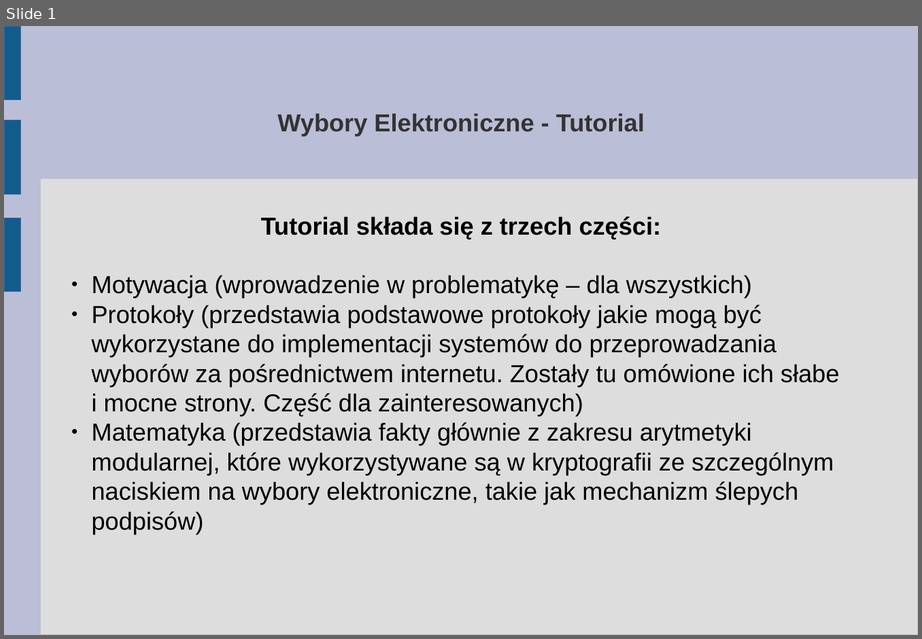
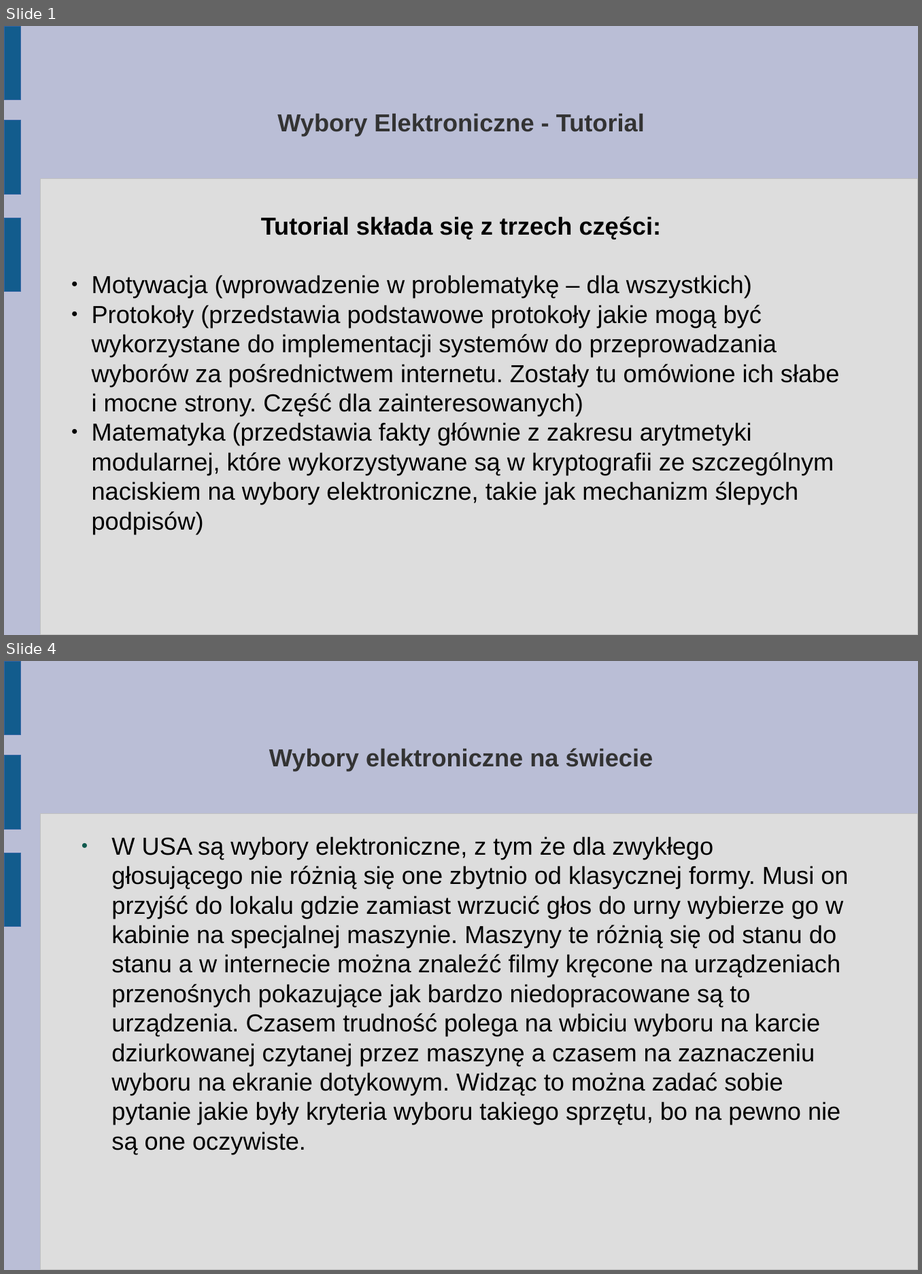
Before and after one commit to abhay123lp/internetvotingsystem, a slide deck: Tutorial/1. Motywacja (dla kazdego).odp. Shown one above the other, each under a label of ours: slide 1 before the commit, slides 1 and 4 after it; the slides between them are not shown. The pictures are 922x639 and 922x1274 pixels, drawn with LibreOffice and Linux fonts; fonts in the diff are those of the drawing. Boxes give left, top, right and bottom in pixels: in the first picture for what was removed or moved away, otherwise in the second. Text is boxed around its words. In the diff, an @@ line names an element or a change of style, - is before the commit and + after.

```diff
--- a/Tutorial/1. Motywacja (dla kazdego).odp
+++ b/Tutorial/1. Motywacja (dla kazdego).odp
@@ slide 4 added at [4,661,918,1270], background #BABED6; not listed: 4 template elements that a slide beside it also shows @@
@@ title added at [269,748,653,770], 20.6 pt, text #333333, bold @@
+Wybory elektroniczne na świecie
@@ text added at [111,836,848,1155], 20.6 pt, text #000000 @@
+● W USA są wybory elektroniczne, z tym że dla zwykłego głosującego nie różnią się one zbytnio od klasycznej formy. Musi on przyjść do lokalu gdzie zamiast wrzucić głos do urny wybierze go w kabinie na specjalnej maszynie. Maszyny te różnią się od stanu do stanu a w internecie można znaleźć filmy kręcone na urządzeniach przenośnych pokazujące jak bardzo niedopracowane są to urządzenia. Czasem trudność polega na wbiciu wyboru na karcie dziurkowanej czytanej przez maszynę a czasem na zaznaczeniu wyboru na ekranie dotykowym. Widząc to można zadać sobie pytanie jakie były kryteria wyboru takiego sprzętu, bo na pewno nie są one oczywiste.
```
Also in this commit, not shown: 1 slide changed, 2 other slides added, 1 slide removed.
